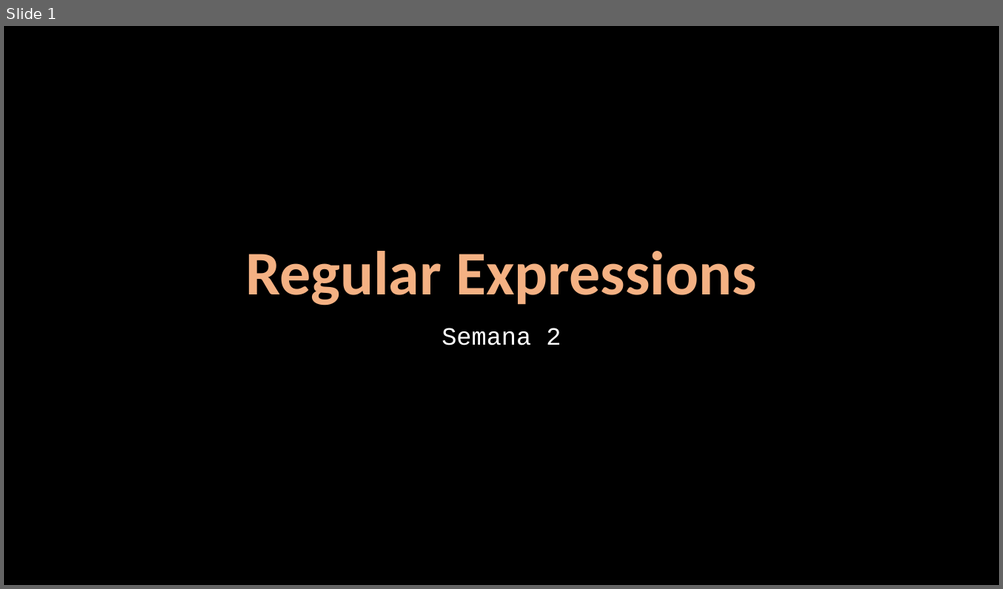
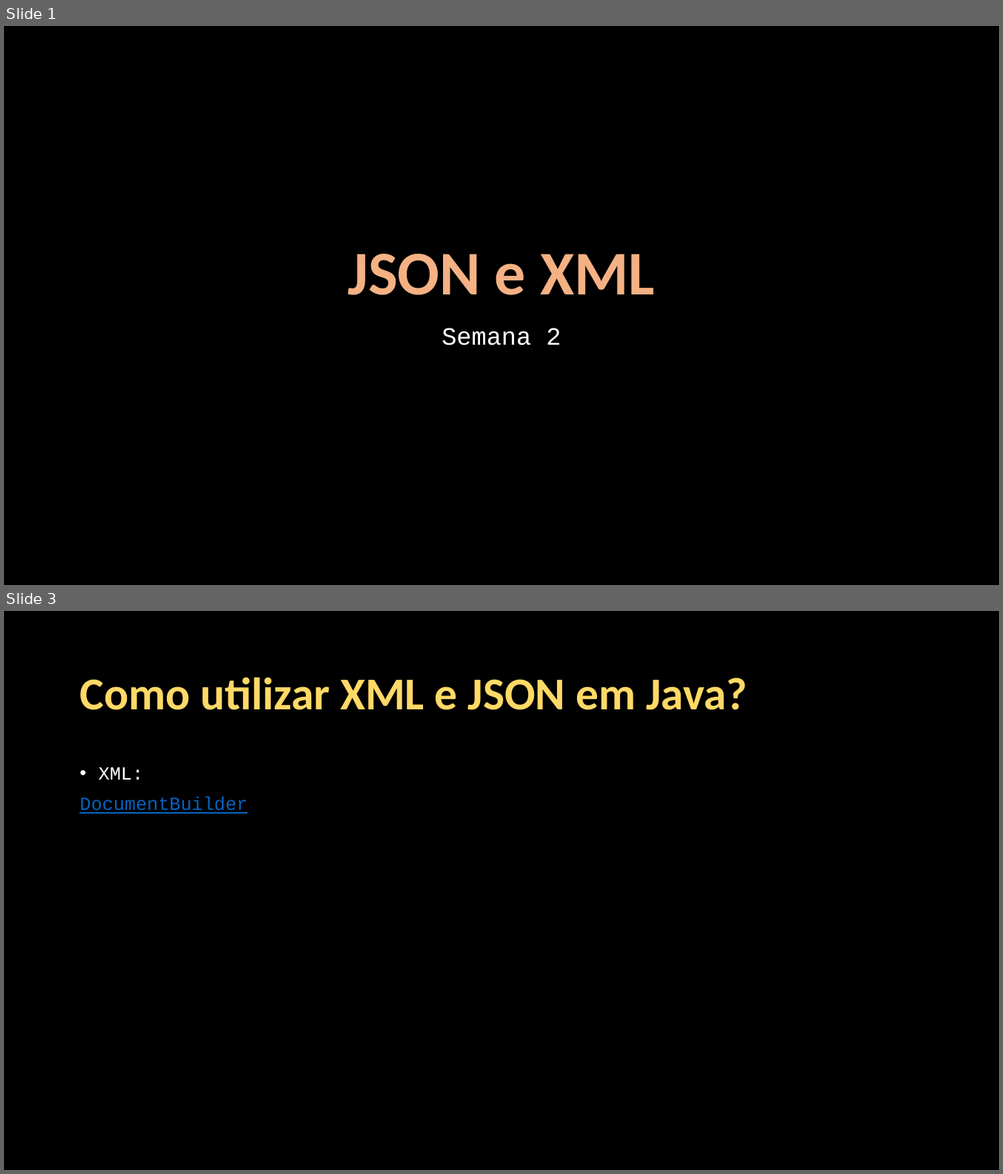
Before and after one commit to Java-Mooc/Advanced-Java, a slide deck: PPT/PPT3_-_JSON_XML.pptx. Shown one above the other, each under a label of ours: slide 1 before the commit, slides 1 and 3 after it; the slides between them are not shown. The pictures are 1003x589 and 1003x1174 pixels, drawn with LibreOffice and Linux fonts; fonts in the diff are those of the drawing. Boxes give left, top, right and bottom in pixels: in the first picture for what was removed or moved away, otherwise in the second. Text is boxed around its words. In the diff, an @@ line names an element or a change of style, - is before the commit and + after.

```diff
--- a/PPT/PPT3_-_JSON_XML.pptx
+++ b/PPT/PPT3_-_JSON_XML.pptx
@@ slide 3 added at [4, 611, 999, 1170], background #000000 @@
@@ title added at [79, 677, 747, 710], 44 pt, text #FFD966, bold @@
+Como utilizar XML e JSON em Java?
@@ text added at [79, 767, 247, 814], 18 pt, text #0563C1, underline @@
+• XML:
+DocumentBuilder
@@ slide 1 changed as well @@
@@ title at [347, 254, 654, 295]: text changed @@
-Regular Expressions
+JSON e XML
```
Also in this commit, not shown: 1 other slide added, 4 slides removed, 27 other files.
